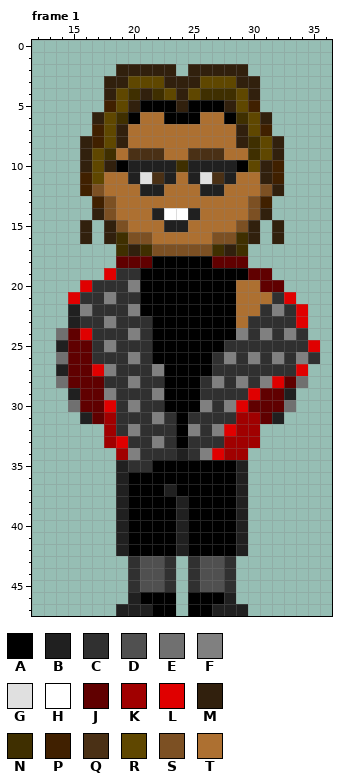
Pixel-art file -- assets/characters/rhyme.aseprite. The picture above was drawn from the file before the commit.
48x48 pixels, 1 frame. Shown: frame 1: x 12..36, y 0..47. The commit also changed other frames, which this record leaves out.
Visible layers, top first: "Layer 12", "Layer 11", "Layer 10", "Layer 7 Copy", "Layer 7", "Layer 6".
Palette (. is transparent): A #000000  B #202020  C #303030  D #505050  E #707070  F #808080  G #e0e0e0  H #ffffff  J #600000  K #a00000  L #e00000  M #31200d  N #3f2f00  P #402000  Q #4a3015  R #5f4700  S #7c5023  T #ad7031
Pixels before, frame 1, first column x 14:
 2 .....MMMMM.MMMMM......
 3 ....MMRRRMMMRRRMM.....
 4 ....MRNMNRMRNNNRM.....
 5 ....PRMAAAMAAAMRP.....
 6 ...MRNATTAAATTANRM....
 7 ...PRMTTTTTTTTTMRP....
 8 ..MPRMTTTTTTTTTMNRM...
 9 ..MRNTQQQTTQQQTTNRM...
10 ..MRMABBBBNBBBBARMP...
11 ..PRTTBGQBTBGQBTTMP...
12 ..PSTTTBBTTTBBTTTSM...
13 ...PSTTTTTTTTTTTSP....
14 ...MSTTTBHHBTTTTSM....
15 ..M.MSTTTBBTTTTSM.M...
16 ..M.MNSSTTTTTSSNM.M...
17 .....NMNSSSSSNMN......
18 .....JJJAAAAAJJJ......
19 ....LCCAAAAAAAAAJJ....
20 ..LCCCFAAAAAAAATTJJ...
21 .LCCFCCAAAAAAAATTTCL..
22 .BFCCCFAAAAAAAATTCFCL.
23 .BCCFCCCAAAAAAATCCCCL.
24 EJLCCCFCAAAAAAAFCFCFC.
25 BJJCFCCCAAAAAACCCCCCCL
26 EJJCCCFCAAAAACFCFCFCFC
27 BJJLFCCCFAAAACCCCCCCL.
28 EJJJCCFCCAAACFCFCFLJE.
29 .BJJFCCCFAAACCCCLJJB..
30 .EJJLCFCCAAAFCFLJJJE..
31 ..BJKCCCFCACCCCKKJB...
32 ....KCFCCCAFCFLKK.....
33 ....KLCCFCACCCKKK.....
34 .....KFCCCBCFLKK......
35 .....BCCAAAAAAAB......
36 .....BAAAAAAAAAB......
37 .....BAAABAAAAAB......
38 .....BAAAABAAAAB......
39 .....BAAAABAAAAB......
40 .....BAAAABAAAAB......
41 .....BAAAABAAAAB......
42 .....BAAAABAAAAB......
43 ......CDDC.CDDC.......
44 ......CDDC.CDDC.......
45 ......CDDC.CDDC.......
46 ......BAAA.AAAB.......
47 .....BBBAA.AABBB......
The result:
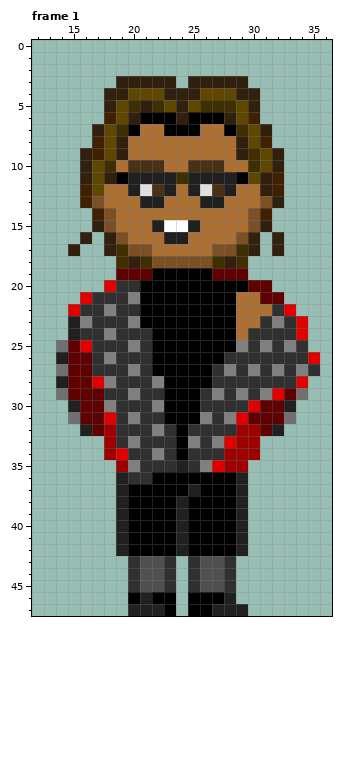
Difference:
layer "Layer 6" now hidden
layer "Layer 7" now hidden
layer "Layer 7 Copy" now hidden
layer "Layer 10" now hidden
layer "Layer 11" now hidden
Changed rows in their new state; - is an unchanged pixel.
Frame 1, layer "Layer 12":
first column x 14:
 2 -----.....-.....------
 3 ----.-MMM-.-MMM-.-----
 4 -----MRRRM-MRRRM------
 5 ----M-NMNR-RNNN-M-----
 6 ---.PRMAA-M-AAMRP.----
 7 ---M-NA--AAA--AN-M----
 8 --.-------------RP.---
 9 ---PRMTTT--TTT-M------
10 ----NTQQQTTQQQTTNRM---
11 --M-MA-BB-N-BB-AR-----
12 ---R--BGQB-BGQB--MP---
13 --PST--BB---BB--TSM---
14 ---P----TTTT-----P----
15 --.MST--BHHB---TSM.---
16 -----STT-BB--TTS------
17 -M--M-SSTTTTTSS-M-M---
18 -----NMNSSSSSNMN------
19 ----.JJJ-----JJJ..----
20 --..L-C--------AJ-.---
21 -.L-C-F----------JJ.--
22 -LC-F-C----------TCL.-
23 --F-C-FA--------T-F---
24 .BC-F-C--------T-C-CL-
25 E-L-C-F-------AF-F-F-.
26 B---F-C------AC-C-C-CL
27 E--CC-F-A-----F-F-F-FC
28 B--LF-C-F---AC-C-CCCL-
29 EJ--C-F-C----F-FCFLJE-
30 -B--F-C-F---C-CCL--B--
31 -EJ-L-F-CA-AF-FLJ-JE--
32 --BJ--C-F--C-CC--JB---
33 -----CF-C--F-FL-------
34 ----KLC-F-A-CC--K-----
35 -----KF-CCBCFLKK------
36 ------CC--------------
37 ---------A-B----------
first column x 19:
46 -AB-
47 .--B
Boxes around the changes in both pictures, in picture pixels (x1, y1, x2, y2):
changed: (56, 64, 320, 496)
changed: (116, 592, 164, 616)
